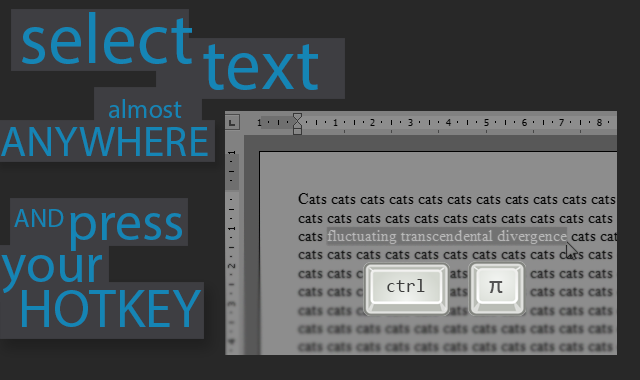
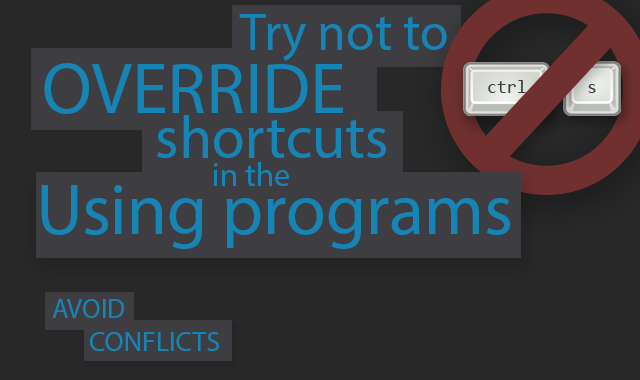
Revision of a layered 640 × 380 image; what changed, layer by layer:
renamed "AND" to "CONFLICTS", moved it above "AVOID", painted on it over 14, 209, 219, 351
renamed "almost" to "Using programs", painted on it over 41, 99, 510, 249
renamed "text" to "in the", painted on it over 203, 44, 318, 186
added layer "shortcuts" above "OVERRIDE" over 157, 115, 386, 158
renamed "select" to "OVERRIDE", painted on it over 22, 12, 343, 114
removed layer "Layer 1 copy 5" over 0, 245, 109, 302
removed layer "Layer 1 copy 4" over 0, 282, 204, 339
added layer "Try not to" above "Layer 6" over 239, 14, 447, 61
renamed "Layer 1 copy" to "Layer 6", moved it above "Layer 8", painted on it over 142, 38, 403, 173
removed layer "Layer 1 copy 6" over 94, 87, 202, 125
renamed "Layer 1 copy 3" to "Layer 8", painted on it over 10, 172, 521, 258
renamed "Layer 1 copy 2" to "Layer 7", painted on it over 0, 120, 307, 198
renamed "HOTKEY" to "Layer 5", moved it above "Layer 3", painted on it over 22, 48, 377, 327
renamed "press" to "Layer 3", moved it above "Layer 2", painted on it over 70, 213, 232, 361
moved "Layer 2" above "Layer 12 copy", painted on it over 45, 111, 617, 355
added layer "Rectangle 1 copy" above "Rectangle 1" over 474, 15, 621, 170
added layer "Rectangle 1" above "s" over 496, 30, 605, 148
renamed "Layer 4" to "s", moved it above "Layer 11", painted on it over 363, 61, 621, 316
removed layer "ANYWHERE" over 1, 127, 208, 156
added layer "Layer 11" above "Ellipse 1 copy" over 463, 62, 550, 116
added layer "Ellipse 1 copy" above "Layer 4" over 441, 0, 640, 195
renamed "your" to "Layer 4", moved it above "Layer 1", painted on it over 1, 5, 461, 293
painted on "Layer 1" over 0, 0, 640, 366
painted on "Background" over 0, 0, 640, 366
…and 4 more changes (1 added, 3 removed)
